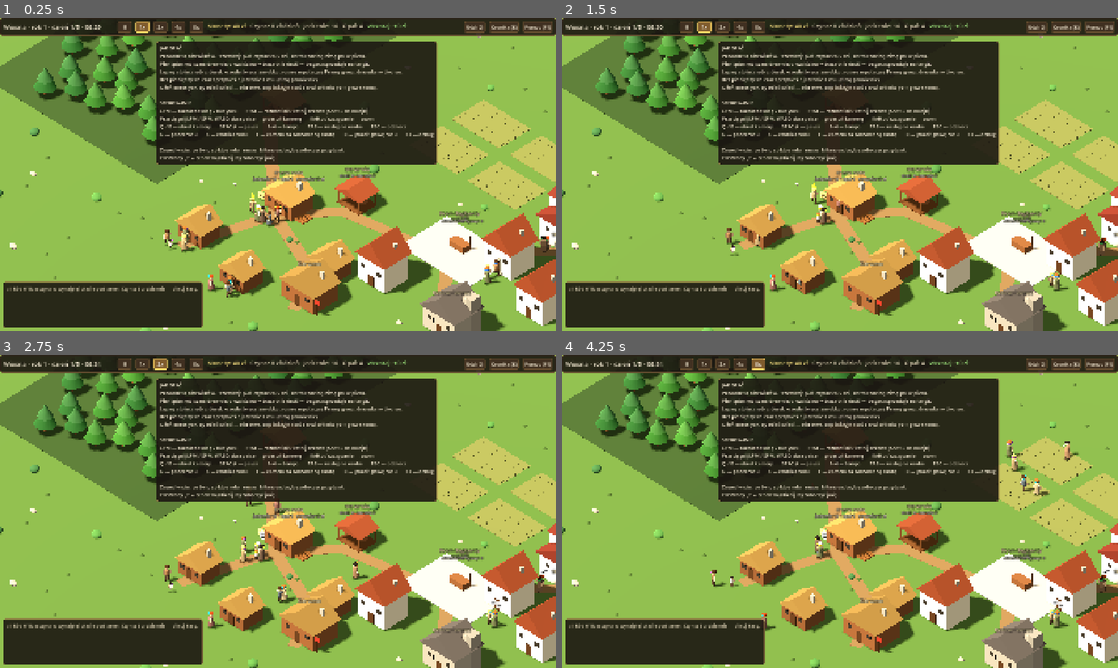
Above: before the commit, frames 1-4 (two rows, left to right).
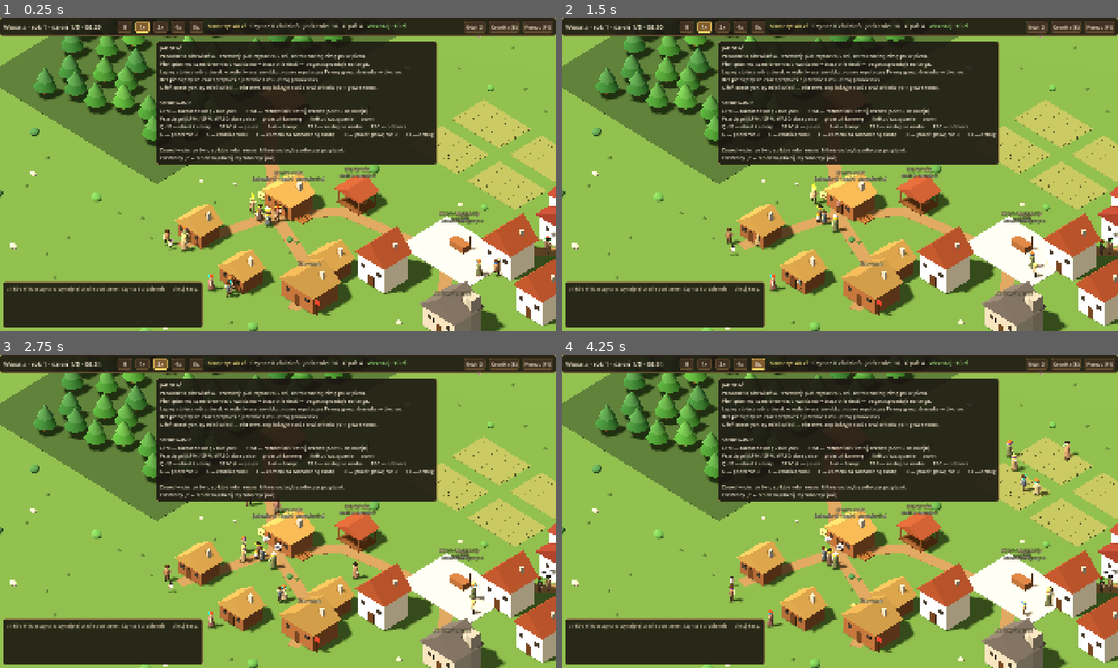
Above: after the commit, the same moments.

Repository: dwdzdc/dynastia
Game: Godot game, scene res://game/main.tscn
The game is run twice, just before and just after one commit, with the same random seed, the same clock (stepped at 60 frames per second) and the same inputs.
Inputs:
- Up to frame 1 (0.25 s): no input
- Up to frame 2 (1.5 s): click "II" at 0.5 s; click "1x" at 1.25 s
- Up to frame 3 (2.75 s): click "2x" at 2 s
- Up to frame 4 (4.25 s): click "4x" at 2.75 s; click "8x" at 3.5 s

The runs differ from the first frame. In frame 1, 0.4% of the frame differs, in the area x 45-100%, y 59-86%; in frame 2, 0.5%; in frame 3, 0.6%; in frame 4, 0.9%, in the area x 26-100%, y 55-89%.

Commit message:
Naprawa: kupiec moze dokupic jedzenie od dworu (maks. skupu ponad min. dworu), domownicy biora jedzenie z wlasnego straganu; testy znow zielone
Co-Authored-By: Claude Opus 5.5 <noreply@anthropic.com>

Diff:
--- a/data/balance.json
+++ b/data/balance.json
@@ -350,7 +350,7 @@
     "wedding_cost": 15.0,
     "know_well": 15.0
   },
-  "trade": {"ref": {"food": 0.7, "log": 2.5, "plank": 3.8, " …(659 unchanged characters)… all_sell_min": 1.25, "stall_buy_max": 0.8},
+  "trade": {"ref": {"food": 0.7, "log": 2.5, "plank": 3.8, " …(659 unchanged characters)… all_sell_min": 1.25, "stall_buy_max": 0.95},
   "market": {
     "storage": {
       "food": 140,
--- a/sim/jobs.gd
+++ b/sim/jobs.gd
@@ -663,6 +663,13 @@
 		want = maxi(want, 1)
 	if want <= 0 or w.chore_claims.has(_claim(a, "food")):
 		return false
+	# Własny stragan z jedzeniem: domownik bierze z zapasu rodu, bez płacenia.
+	for st: SimStall in w.trade.stalls_of(hh.id):
+		if not st.temporary and st.stock.amount("food") > 0 and st.stock != home:
+			_pickup_and_deliver(a, st.stock, "food", home, "niesie jedzenie z własnego zapasu do domu", mini(want, home.space("food")))
+			w.chore_claims[_claim(a, "food")] = a.id
+			a.claims.append("chore:" + _claim(a, "food"))
+			return true
 	if not _buy_trip(a, "food", mini(want, home.space("food")), home, "idzie kupić jedzenie", "niesie jedzenie do chaty"):
 		return false
 	w.chore_claims[_claim(a, "food")] = a.id
